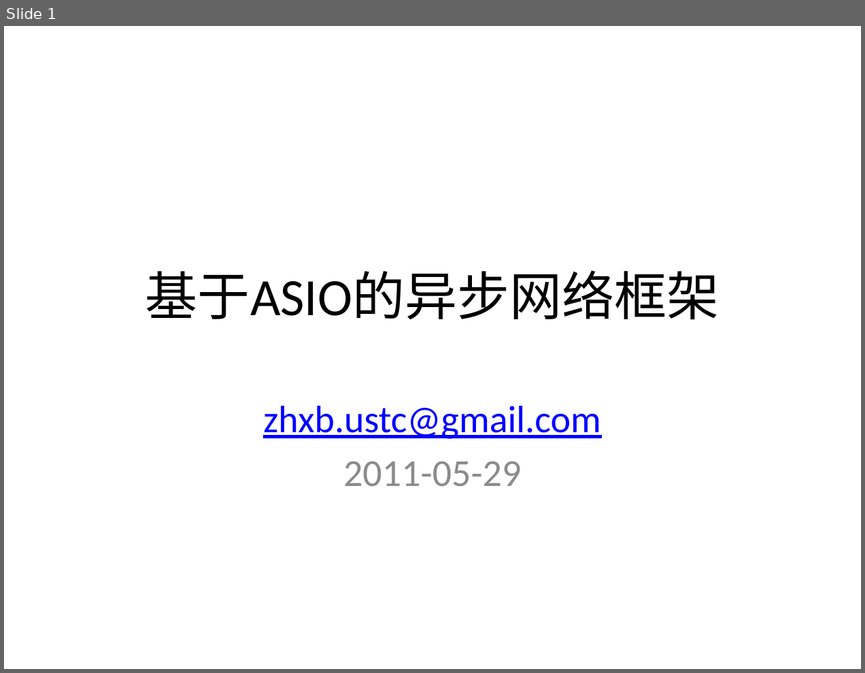
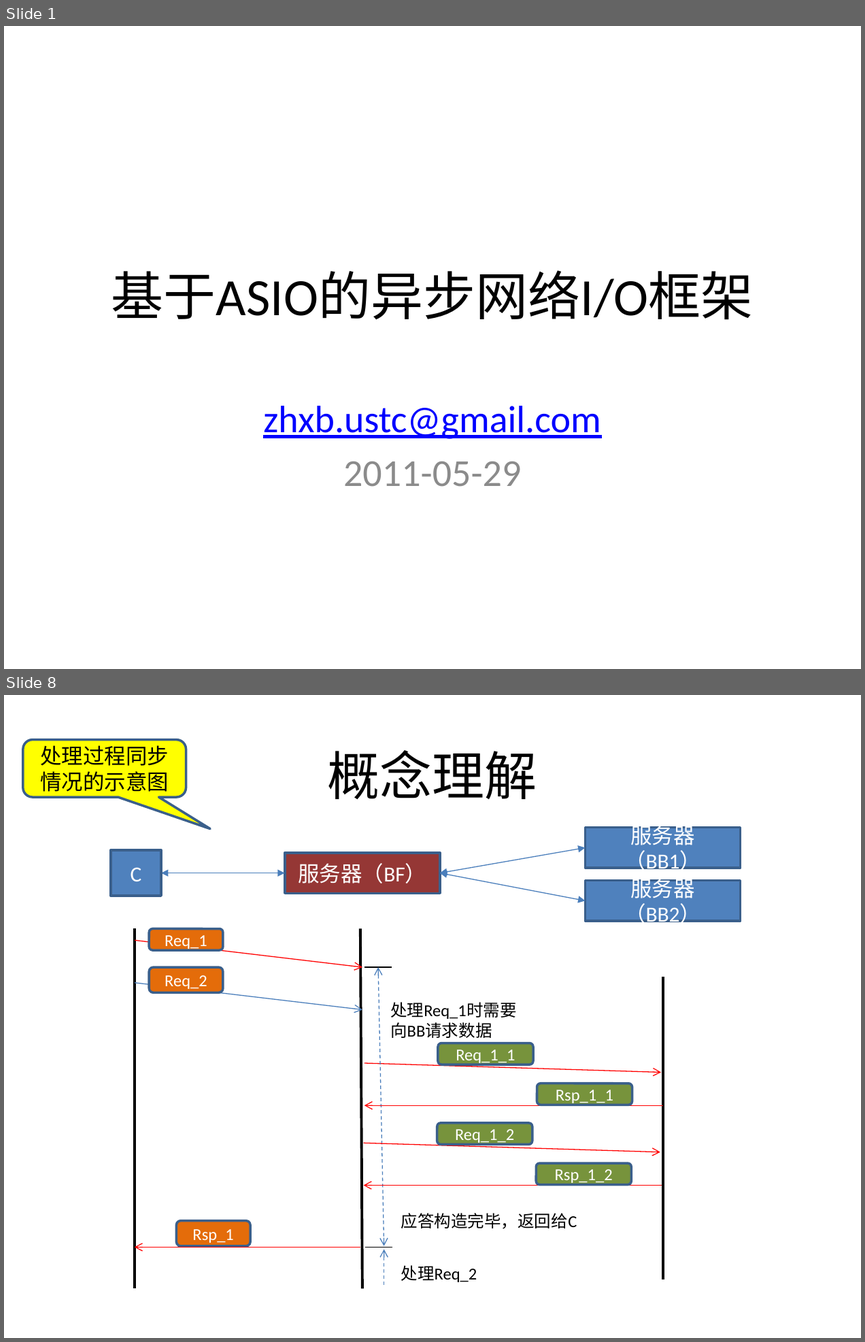
Before and after one commit to kkzhou/kknf, a slide deck: aanf/asio-based2/doc/asio-based AANF.pptx. Shown one above the other, each under a label of ours: slide 1 before the commit, slides 1 and 8 after it; the slides between them are not shown. The pictures are 865x673 and 865x1342 pixels, drawn with LibreOffice and Linux fonts; fonts in the diff are those of the drawing. Boxes give left, top, right and bottom in pixels: in the first picture for what was removed or moved away, otherwise in the second. Text is boxed around its words. In the diff, an @@ line names an element or a change of style, - is before the commit and + after.

```diff
--- a/aanf/asio-based2/doc/asio-based AANF.pptx
+++ b/aanf/asio-based2/doc/asio-based AANF.pptx
@@ slide 8 added at (4,695,861,1338), background #FFFFFF @@
@@ rounded speech box added at (23,740,186,797), fill #FFFF00, outline #3A5F8C 2 pt, 18 pt, text #000000 @@
+处理过程同步情况的示意图
@@ title added at (328,750,537,799), 44 pt, text #000000 @@
+概念理解
@@ rectangle added at (585,828,740,868), fill #4F81BD, outline #3A5F8C 2 pt, 18 pt, text #FFFFFF @@
+服务器（BB1）
@@ rectangle added at (110,850,161,896), fill #4F81BD, outline #3A5F8C 2 pt, 18 pt, text #FFFFFF @@
+C
@@ rectangle added at (285,853,440,893), fill #953735, outline #3A5F8C 2 pt, 18 pt, text #FFFFFF @@
+服务器（BF）
@@ double arrow added from (440, 873) to (585, 847), #4B7EBC 0.75 pt @@
@@ double arrow added from (161, 873) to (285, 873), #4B7EBC 0.75 pt @@
@@ double arrow added from (440, 873) to (585, 900), #4B7EBC 0.75 pt @@
@@ rectangle added at (585,880,740,920), fill #4F81BD, outline #3A5F8C 2 pt, 18 pt, text #FFFFFF @@
+服务器（BB2）
@@ line added from (135, 929) to (135, 1288), #000000 2.25 pt @@
@@ rounded rectangle added at (149,929,222,950), fill #E46C0A, outline #3A5F8C 2 pt, 14 pt, text #FFFFFF @@
+Req_1
@@ line added from (360, 929) to (362, 1288), #000000 2.25 pt @@
@@ arrow added from (135, 940) to (362, 968), #FF0000 0.75 pt @@
@@ rounded rectangle added at (149,968,222,993), fill #E46C0A, outline #3A5F8C 2 pt, 14 pt, text #FFFFFF @@
+Req_2
@@ line added from (364, 968) to (392, 968), #000000 0.75 pt @@
@@ double arrow added from (379, 968) to (383, 1246), #4B7EBC 0.75 pt dashed @@
@@ line added from (663, 977) to (663, 1279), #000000 2.25 pt @@
@@ arrow added from (135, 983) to (362, 1009), #4B7EBC 0.75 pt @@
@@ text added at (390,1002,516,1038), 14 pt, text #000000 @@
+处理Req_1时需要
+向BB请求数据
@@ rounded rectangle added at (438,1043,532,1064), fill #77933C, outline #3A5F8C 2 pt, 14 pt, text #FFFFFF @@
+Req_1_1
@@ arrow added from (364, 1063) to (661, 1072), #FF0000 0.75 pt @@
@@ rounded rectangle added at (537,1083,632,1104), fill #77933C, outline #3A5F8C 2 pt, 14 pt, text #FFFFFF @@
+Rsp_1_1
@@ arrow added from (663, 1106) to (364, 1106), #FF0000 0.75 pt @@
@@ rounded rectangle added at (436,1123,532,1144), fill #77933C, outline #3A5F8C 2 pt, 14 pt, text #FFFFFF @@
+Req_1_2
@@ arrow added from (364, 1143) to (660, 1152), #FF0000 0.75 pt @@
@@ rounded rectangle added at (536,1163,631,1184), fill #77933C, outline #3A5F8C 2 pt, 14 pt, text #FFFFFF @@
+Rsp_1_2
@@ arrow added from (662, 1185) to (364, 1185), #FF0000 0.75 pt @@
@@ rounded rectangle added at (176,1220,250,1246), fill #E46C0A, outline #3A5F8C 2 pt, 14 pt, text #FFFFFF @@
+Rsp_1
@@ text added at (401,1212,577,1229), 14 pt, text #000000 @@
+应答构造完毕，返回给C
@@ arrow added from (360, 1246) to (135, 1246), #FF0000 0.75 pt @@
@@ line added from (364, 1246) to (392, 1246), #000000 0.75 pt @@
@@ arrow added from (383, 1287) to (383, 1249), #4B7EBC 0.75 pt dashed @@
@@ text added at (401,1265,477,1282), 14 pt, text #000000 @@
+处理Req_2
@@ slide 1 changed as well @@
@@ title at (111,270,753,320): text changed @@
-基于ASIO的异步网络框架
+基于ASIO的异步网络I/O框架
```
Also in this commit, not shown: 1 other slide changed, 26 other slides added, 3 slides removed.
